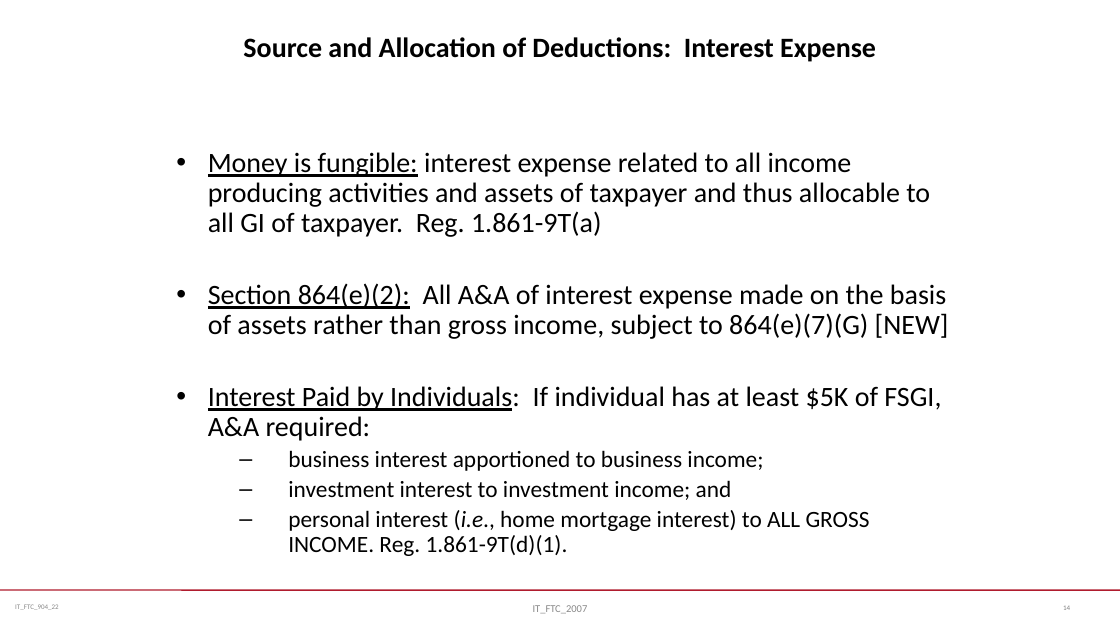
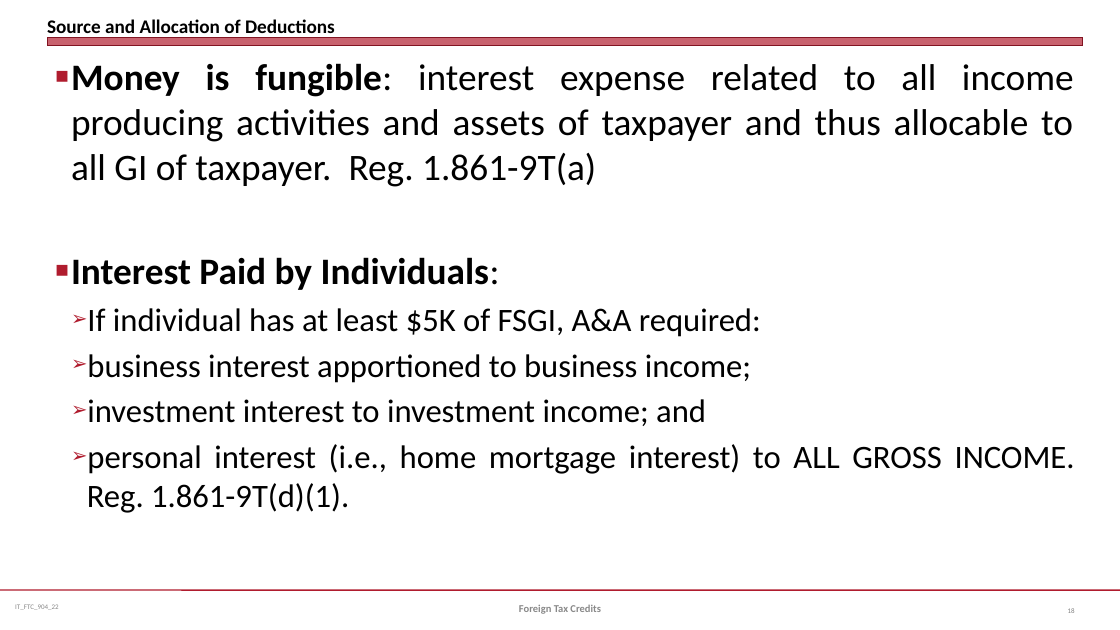
Before and after one commit to jmc877/International-Tax, a slide deck: slide 18 of slides/IT_FTC_904_22.pptx (slide 14 before the commit). Drawn at 1120x630 pixels with LibreOffice and Linux fonts; fonts in the diff are those of the drawing. Boxes give left, top, right and bottom in pixels: in the first picture for what was removed or moved away, otherwise in the second. Text is boxed around its words. In the diff, an @@ line names an element or a change of style, - is before the commit and + after.

```diff
--- a/slides/IT_FTC_904_22.pptx
+++ b/slides/IT_FTC_904_22.pptx
@@ title at (47, 19, 335, 38): text changed; size 24 to 16.5 pt @@
-Source and Allocation of Deductions: Interest Expense
+Source and Allocation of Deductions
@@ title "Source and Allocation of Deductions" at (47, 19, 335, 38): vertical alignment top to bottom @@
@@ text "Money is fungible: interest expense ...": place and size @@
-text "Money is fungible: interest expense ..." at (208, 152, 949, 556)
+text "Money is fungible: interest expense ..." at (71, 63, 1075, 513)
@@ rectangle added at (47, 38, 1083, 46), fill #B01C2E at 69% opacity, outline #821522 0 pt @@
@@ text at (71, 63, 1075, 513): size 24 to 32 pt in "Money is fungible: interest expense related to ..."; bold on, underline off in "Money is fungible:"; size 20 to 28 pt in "business interest apportioned to business income;", "investment interest to investment income; and", "personal interest (i.e., home mortgage interest) to ..."; italic off in "(i.e.,"; alignment left to justified; bullet • to ■; line spacing 0.9 to 1; more space between paragraphs; bullet – to ➢ @@
@@ text at (71, 257, 761, 337): text changed; size 24 to 28 pt @@
-• Section 864(e)(2): All A&A of interest expense made on the basis of assets rather than gross income, subject to 864(e)(7)(G) [NEW]
-• Interest Paid by Individuals: If individual has at least $5K of FSGI, A&A required:
+■ Interest Paid by Individuals:
+  ➢ If individual has at least $5K of FSGI, A&A required:
@@ text at (519, 605, 601, 614): text changed; bold on @@
-IT_FTC_2007
+Foreign Tax Credits
@@ page number removed at (1063, 606, 1070, 610) @@
-14
@@ page number added at (1068, 608, 1075, 613), 6 pt, text #808080 @@
+18
```
Also in this commit, not shown: 8 other slides changed, 5 slides added, 1 slide removed, 4 other files.
